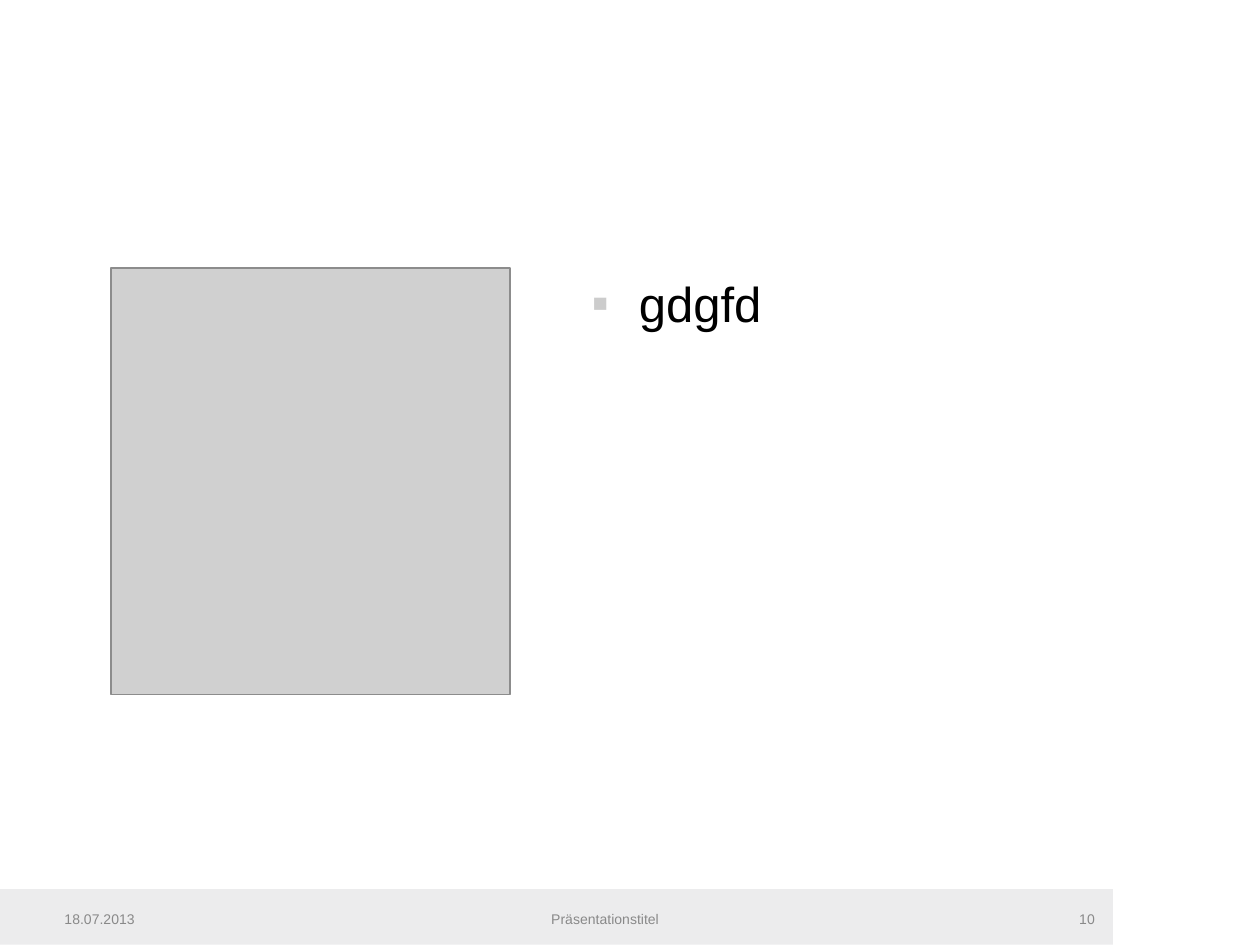
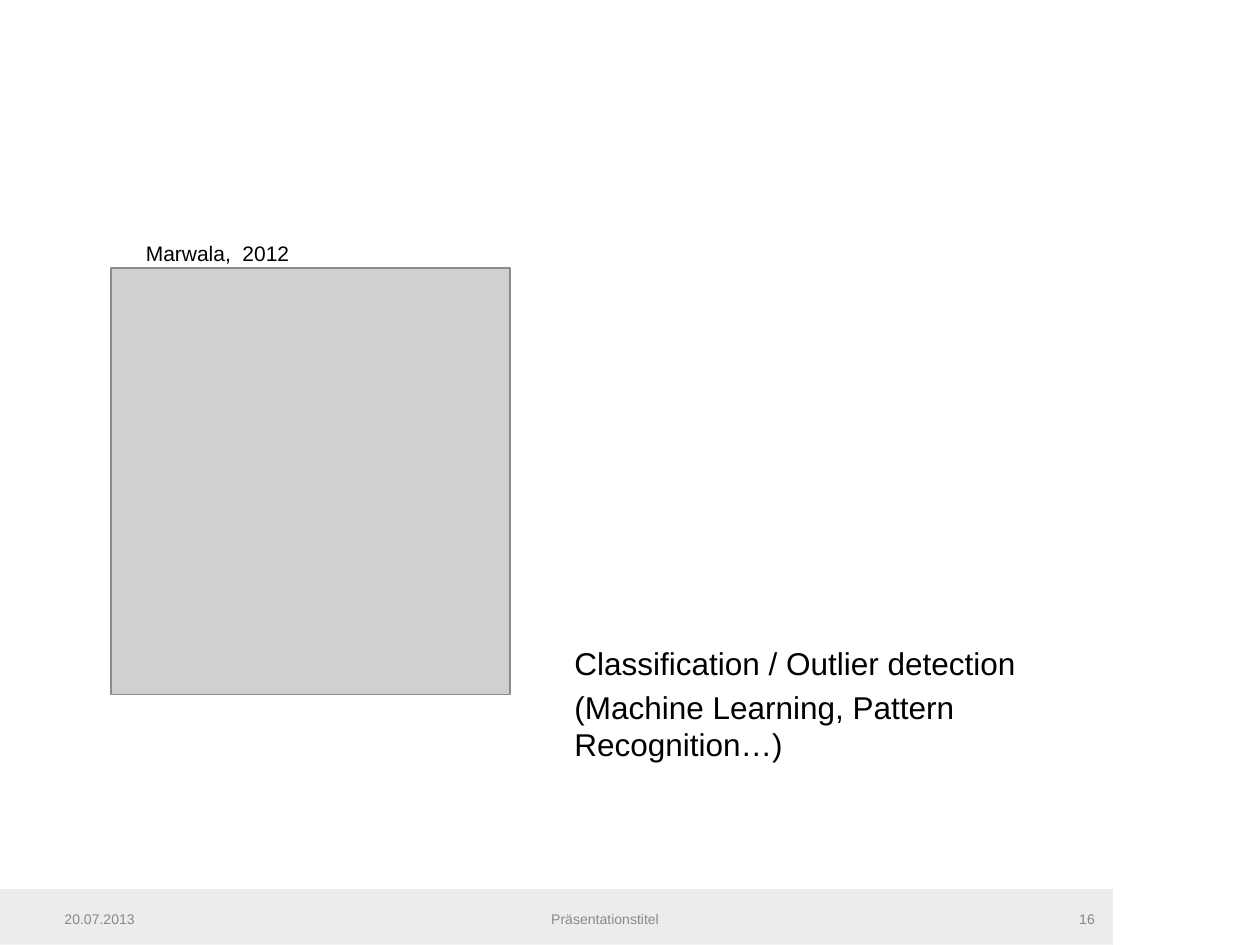
Before and after one commit to fera0013/MasterThesis, a slide deck: slide 16 of Documentation/SemiSupervisedMethodsInConditionMonitoring.pptx (slide 10 before the commit). Drawn at 1260x945 pixels with LibreOffice and Linux fonts; fonts in the diff are those of the drawing; grey boxes stand for pictures; background and template pictures are left out. Boxes give left, top, right and bottom in pixels: in the first picture for what was removed or moved away, otherwise in the second. Text is boxed around its words. In the diff, an @@ line names an element or a change of style, - is before the commit and + after.

Commit message:
Outlier Detection in Condition Monitoring Presentation

```diff
--- a/Documentation/SemiSupervisedMethodsInConditionMonitoring.pptx
+++ b/Documentation/SemiSupervisedMethodsInConditionMonitoring.pptx
@@ text added at (x1=146, y1=245, x2=289, y2=264), 12 pt, text #000000 @@
+Marwala, 2012
@@ text at (x1=574, y1=652, x2=1016, y2=762): text changed; size 28 to 18 pt @@
-▪ gdgfd
+Classification / Outlier detection
+(Machine Learning, Pattern Recognition…)
@@ text at (x1=64, y1=914, x2=134, y2=924): text changed @@
-18.07.2013
+20.07.2013
```
Also in this commit, not shown: 47 other slides changed, 20 slides added, 2 other files.
